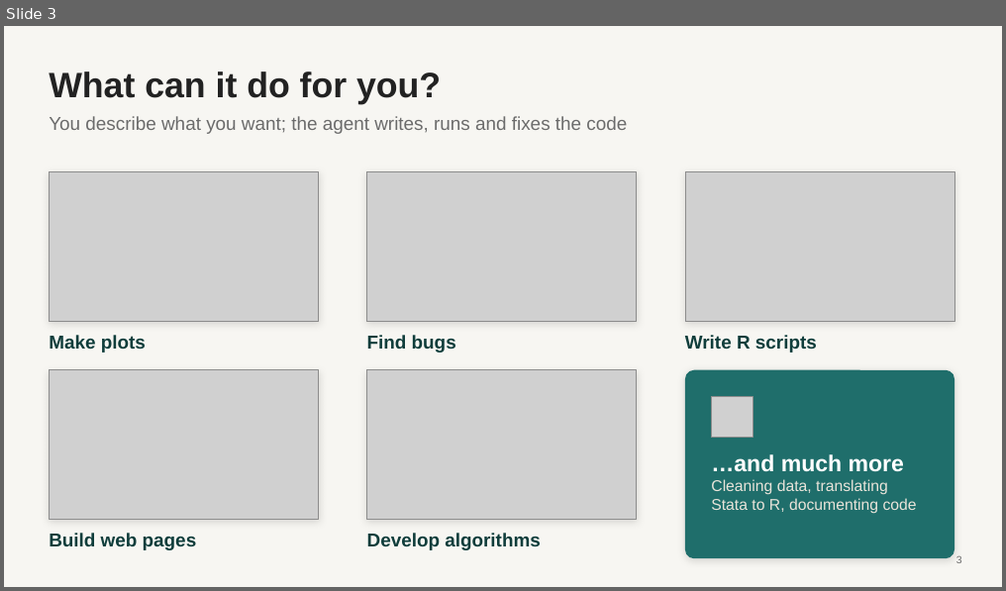
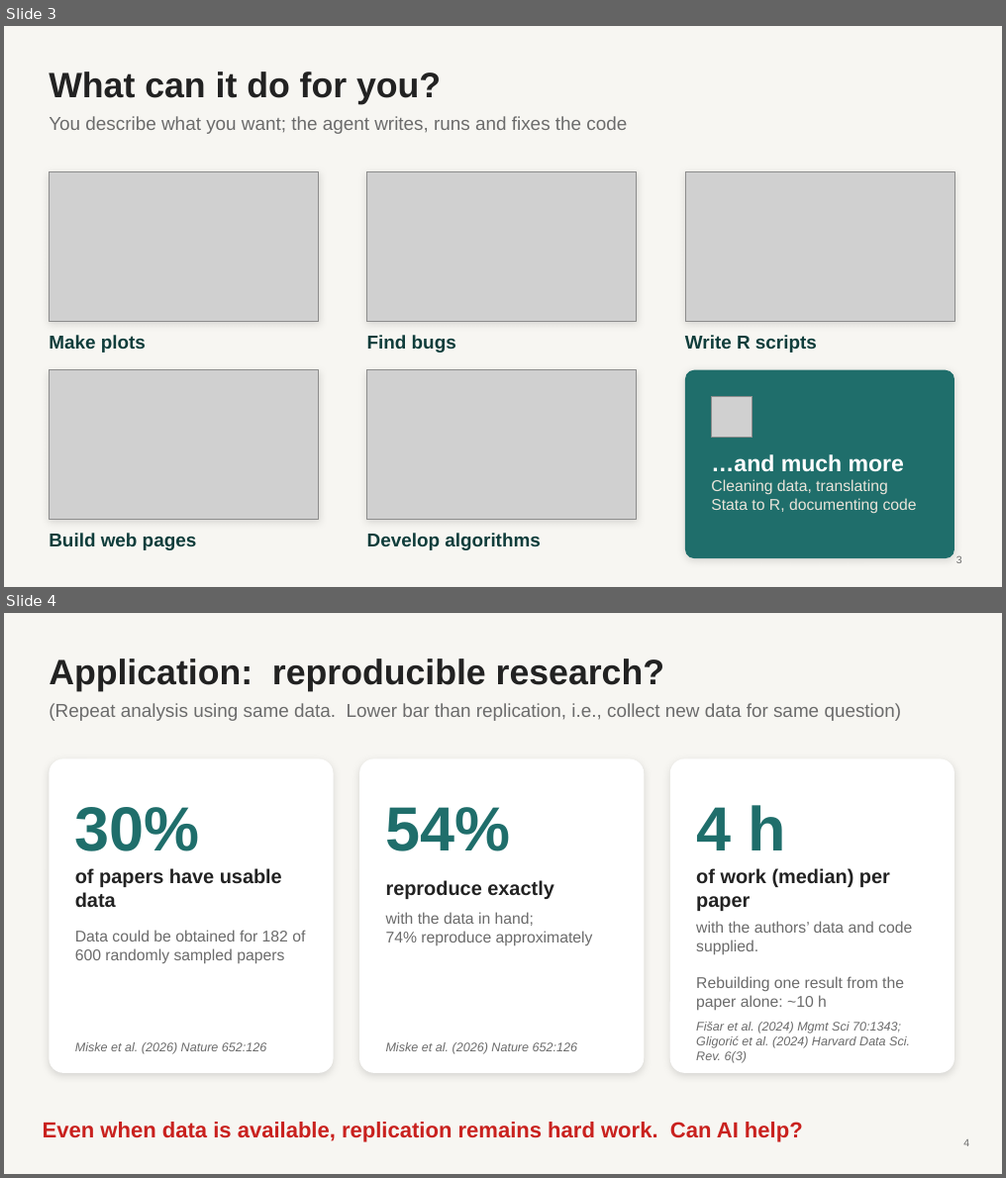
Before and after one commit to luntergroup/health-in-context-agents-workshop, a slide deck: material/intro-slides/reproducible_science.pptx. Shown one above the other, each under a label of ours: slide 3 before the commit, slides 3 and 4 after it. The pictures are 1006x591 and 1006x1178 pixels, drawn with LibreOffice and Linux fonts; fonts in the diff are those of the drawing; grey boxes stand for pictures. Boxes give left, top, right and bottom in pixels: in the first picture for what was removed or moved away, otherwise in the second. Text is boxed around its words. In the diff, an @@ line names an element or a change of style, - is before the commit and + after.

```diff
--- a/material/intro-slides/reproducible_science.pptx
+++ b/material/intro-slides/reproducible_science.pptx
@@ slide 4 added at (x1=4, y1=613, x2=1002, y2=1174), background #F7F6F2 @@
@@ title added at (x1=49, y1=659, x2=664, y2=691), 34 pt, text #222222, bold @@
+Application: reproducible research?
@@ text added at (x1=49, y1=703, x2=902, y2=721), 18 pt, text #6B6B6B @@
+(Repeat analysis using same data. Lower bar than replication, i.e., collect new data for same question)
@@ rounded rectangle added at (x1=49, y1=759, x2=334, y2=1073), fill #FFFFFF @@
@@ rounded rectangle added at (x1=359, y1=759, x2=645, y2=1073), fill #FFFFFF @@
@@ rounded rectangle added at (x1=670, y1=759, x2=954, y2=1073), fill #FFFFFF @@
@@ text added at (x1=75, y1=807, x2=200, y2=852), 60 pt, text #1F6E6B, bold @@
+30%
@@ text added at (x1=386, y1=807, x2=511, y2=852), 60 pt, text #1F6E6B, bold @@
+54%
@@ text added at (x1=696, y1=805, x2=786, y2=851), 60 pt, text #1F6E6B, bold @@
+4 h
@@ text added at (x1=75, y1=868, x2=282, y2=907), 19 pt, text #222222, bold @@
+of papers have usable data
@@ text added at (x1=696, y1=868, x2=890, y2=911), 19 pt, text #222222, bold @@
+of work (median) per paper
@@ text added at (x1=386, y1=880, x2=554, y2=899), 19 pt, text #222222, bold @@
+reproduce exactly
@@ text added at (x1=75, y1=930, x2=305, y2=964), 15 pt, text #6B6B6B @@
+Data could be obtained for 182 of 600 randomly sampled papers
@@ text added at (x1=386, y1=912, x2=593, y2=946), 15 pt, text #6B6B6B @@
+with the data in hand;
+74% reproduce approximately
@@ text added at (x1=696, y1=921, x2=912, y2=1010), 15 pt, text #6B6B6B @@
+with the authors’ data and code supplied.
+Rebuilding one result from the paper alone: ~10 h
@@ text added at (x1=696, y1=1022, x2=910, y2=1063), 12 pt, text #6B6B6B, italic @@
+Fišar et al. (2024) Mgmt Sci 70:1343;
+Gligorić et al. (2024) Harvard Data Sci. Rev. 6(3)
@@ text added at (x1=75, y1=1043, x2=266, y2=1055), 12 pt, text #6B6B6B, italic @@
+Miske et al. (2026) Nature 652:126
@@ text added at (x1=386, y1=1043, x2=577, y2=1055), 12 pt, text #6B6B6B, italic @@
+Miske et al. (2026) Nature 652:126
@@ text added at (x1=43, y1=1122, x2=803, y2=1143), 21 pt, text #C9211E, bold @@
+Even when data is available, replication remains hard work. Can AI help?
@@ page number added at (x1=963, y1=1140, x2=969, y2=1147), 10 pt, text #6B6B6B @@
+4
```
Also in this commit, not shown: 3 slides changed.
